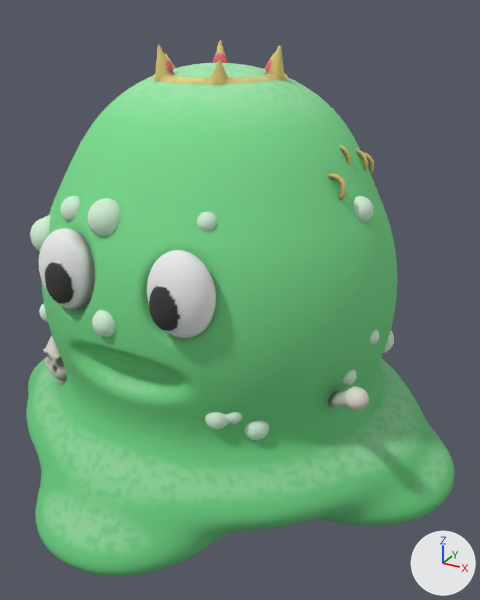
Before and after pictures for a commit that changed the glTF model public/assets/region-bosses/kingslime-a.glb.
Camera for both pictures: a 50 mm lens placed at (38.0, -63.6, 51.8), pointed at (3.3, -0.5, 20.2). Arrows for +X, +Y and +Z are at lower right; the lights stay in place. The older version comes first.

The first picture shows 'inside', 'jelly', 'regalia'.
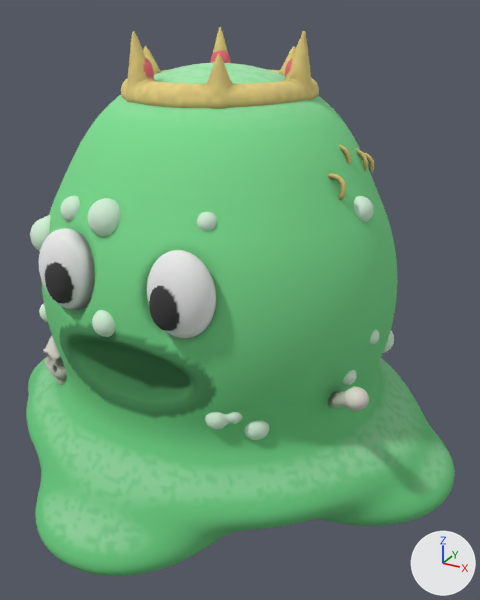
Pixel boxes [x1, y1, x2, y2] of what changed, in the pictures (480 x 600 px; the box of a moved part takes in the faces that stretch with it):
'regalia', reshaped (12% wider)
    before: [39, 40, 289, 338]
    after: [39, 27, 319, 338]
part 1 of me_jelly, moved or reshaped
    both: [64, 329, 198, 413]
part 2 of me_jelly, recoloured
    both: [58, 69, 323, 420]
part 3 of me_regalia, moved or reshaped
    before: [152, 40, 289, 85]
    after: [121, 27, 319, 109]

The change in detail:
me_jelly is used by ob_jelly; location (0.0, 0.0, 0.0).
me_jelly had 47202 vertices, 94400 faces and spanned x -29.9..29.9, y -28.9..28.9, z 0.0..46.4.
me_jelly now has 47388 vertices, 94772 faces and spans x -29.9..29.9, y -28.9..28.9, z 0.0..46.4.
me_jelly part 1: 393 vertices moved from x -7.8..7.8, y -19.5..-16.5, z 15.0..22.2 to x -7.8..7.8, y -19.3..-15.1, z 15.2..22.2; 303 vertices removed from x -7.9..7.9, y -19.1..-16.4, z 15.0..21.8; 489 vertices added at x -7.8..7.8, y -19.0..-14.8, z 15.2..22.0.
me_jelly part 2: 4805 kept faces spanning x -11.0..11.0, y -19.5..11.8, z 13.7..46.0 get new vertex colours; the middle colour goes from green #92e4a1 to green #8cd99b.
me_regalia is used by ob_regalia; location (0.0, 0.0, 0.0).
me_regalia had 14378 vertices, 28748 faces and spanned x -10.0..10.0, y -20.6..8.5, z 23.8..48.5.
me_regalia now has 21926 vertices, 43844 faces and spans x -10.7..10.7, y -20.6..11.6, z 23.8..49.7.
me_regalia part 3: 34 vertices moved within x -6.6..7.4, y -5.8..8.4, z 43.6..44.6; 7539 vertices removed from x -7.6..7.6, y -6.5..8.5, z 43.2..48.5; 15071 vertices added at x -10.7..10.7, y -9.6..11.6, z 41.9..49.7.
Other edits to the shape of me_regalia do not show in these pictures.
